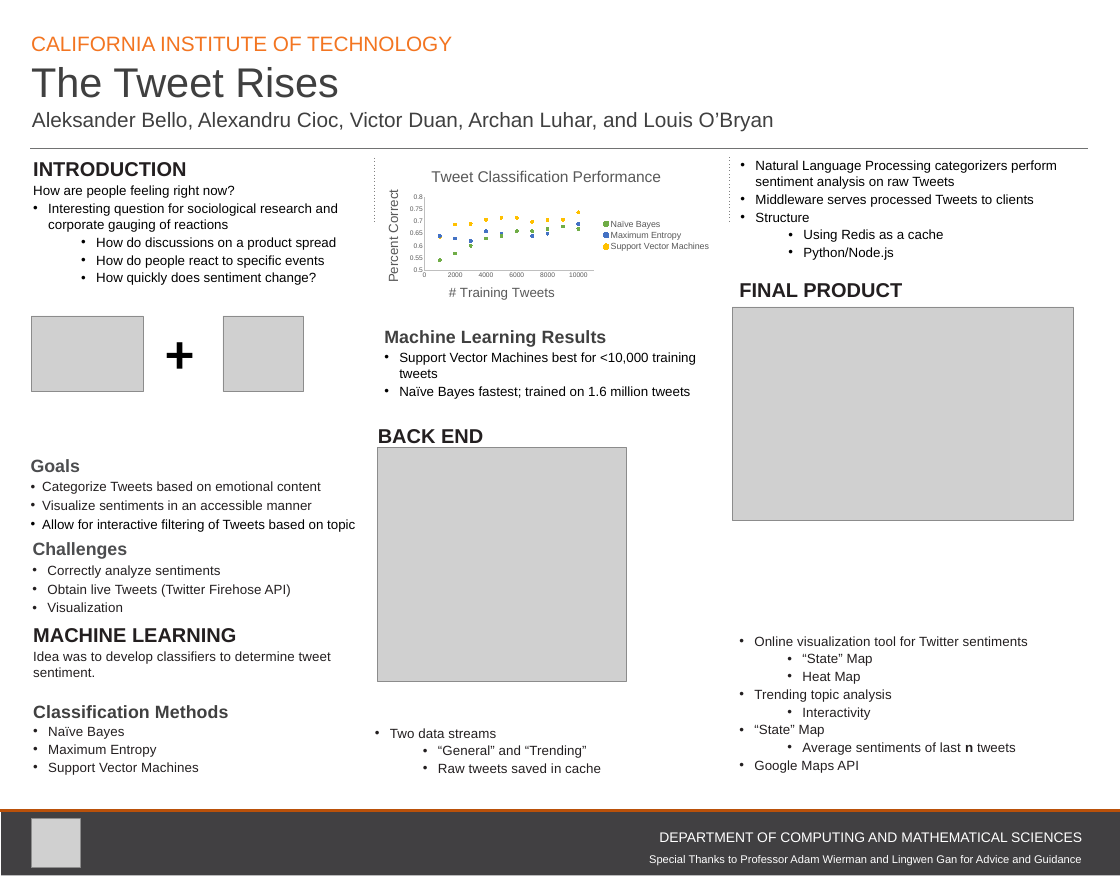
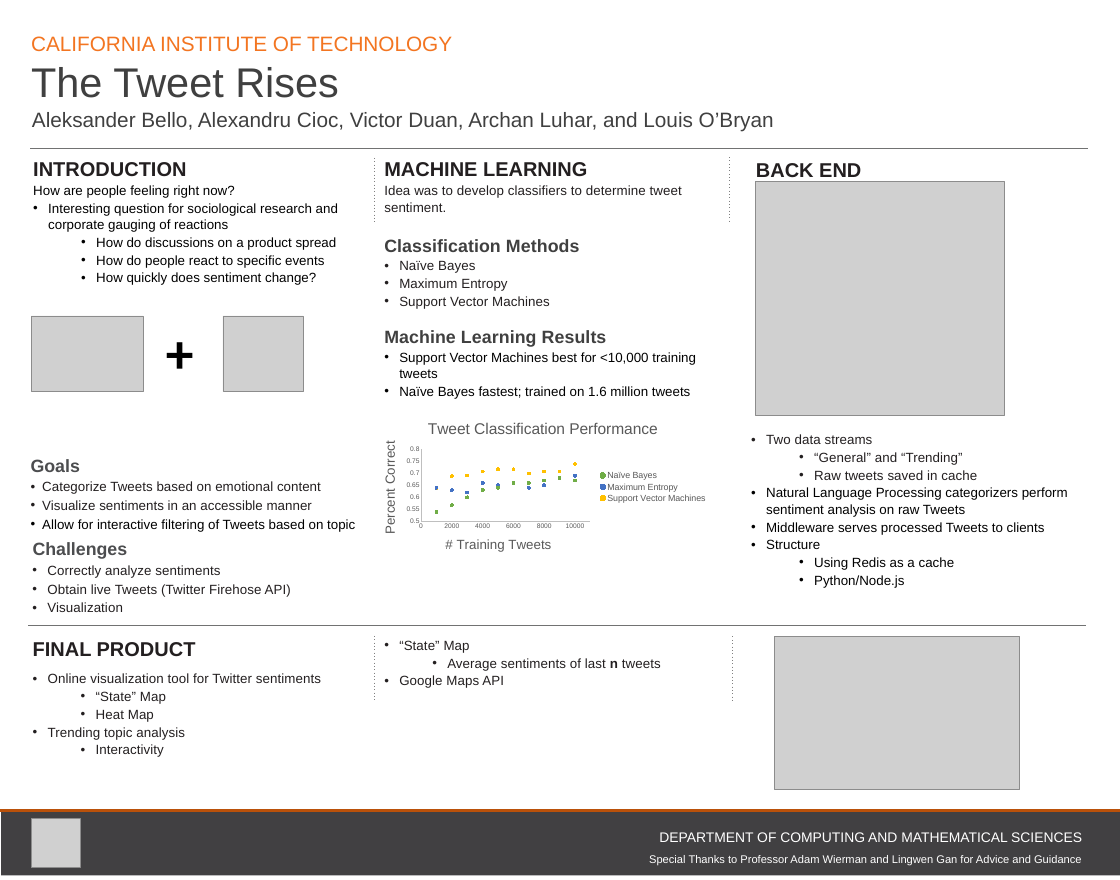
Before and after one commit to archanl/thetweetrises, a slide deck: slide 1 of Poster.pptx. Drawn at 1120x880 pixels with LibreOffice and Linux fonts; fonts in the diff are those of the drawing; grey boxes stand for pictures. Boxes give left, top, right and bottom in pixels: in the first picture for what was removed or moved away, otherwise in the second. Text is boxed around its words. In the diff, an @@ line names an element or a change of style, - is before the commit and + after.

Commit message:
Added a row for the final product section at the bottom.

```diff
--- a/Poster.pptx
+++ b/Poster.pptx
@@ text "MACHINE LEARNING": place and size @@
-text "MACHINE LEARNING" at <box>33,628,331,775</box>
+text "MACHINE LEARNING" at <box>384,162,682,309</box>
@@ text "BACK END": place and size @@
-text "BACK END" at <box>378,429,483,448</box>
+text "BACK END" at <box>756,163,861,182</box>
@@ text removed at <box>755,160,1057,260</box> @@
-• Natural Language Processing categorizers perform sentiment analysis on raw Tweets
-• Middleware serves processed Tweets to clients
-• Structure
-  • Using Redis as a cache
-  • Python/Node.js
@@ picture: place and size @@
-picture at <box>377,448,626,681</box>
+picture at <box>755,182,1004,415</box>
@@ picture removed at <box>732,307,1073,520</box> @@
@@ scatter chart: place and size @@
-scatter chart at <box>377,159,716,311</box>
+scatter chart at <box>374,411,712,563</box>
@@ text "Two data streams": place and size @@
-text "Two data streams" at <box>390,728,601,773</box>
+text "Two data streams" at <box>766,434,1068,588</box>
@@ text at <box>766,487,1068,588</box>: paragraphs added @@
+• Natural Language Processing categorizers perform sentiment analysis on raw Tweets
+• Middleware serves processed Tweets to clients
+• Structure
+  • Using Redis as a cache
+  • Python/Node.js
@@ freeform shape added at <box>28,625,1086,690</box>, outline #717272 0.76 pt @@
@@ text "FINAL PRODUCT": place and size @@
-text "FINAL PRODUCT" at <box>739,283,902,298</box>
+text "FINAL PRODUCT" at <box>33,642,196,657</box>
@@ freeform shape added at <box>374,636,377,701</box>, outline #808080 1.5 pt dashed @@
@@ text added at <box>399,640,661,688</box>, 24 pt, text #231F20 @@
+• “State” Map
+  • Average sentiments of last n tweets
+• Google Maps API
@@ freeform shape added at <box>732,636,735,702</box>, outline #808080 1.5 pt dashed @@
@@ picture added at <box>774,636,1020,790</box> @@
@@ text "Online visualization tool for Twitter ...": place and size @@
-text "Online visualization tool for Twitter ..." at <box>754,636,1028,773</box>
+text "Online visualization tool for Twitter ..." at <box>48,673,321,757</box>
@@ text at <box>754,724,1016,773</box>: paragraphs removed @@
-• “State” Map
-  • Average sentiments of last n tweets
-• Google Maps API
```
